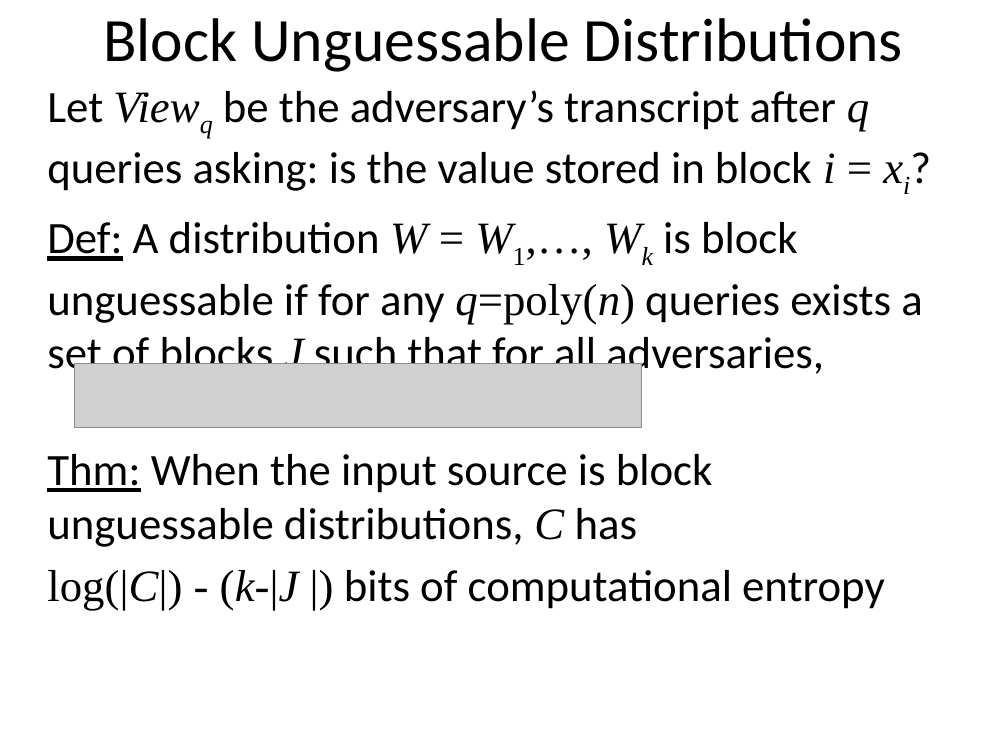
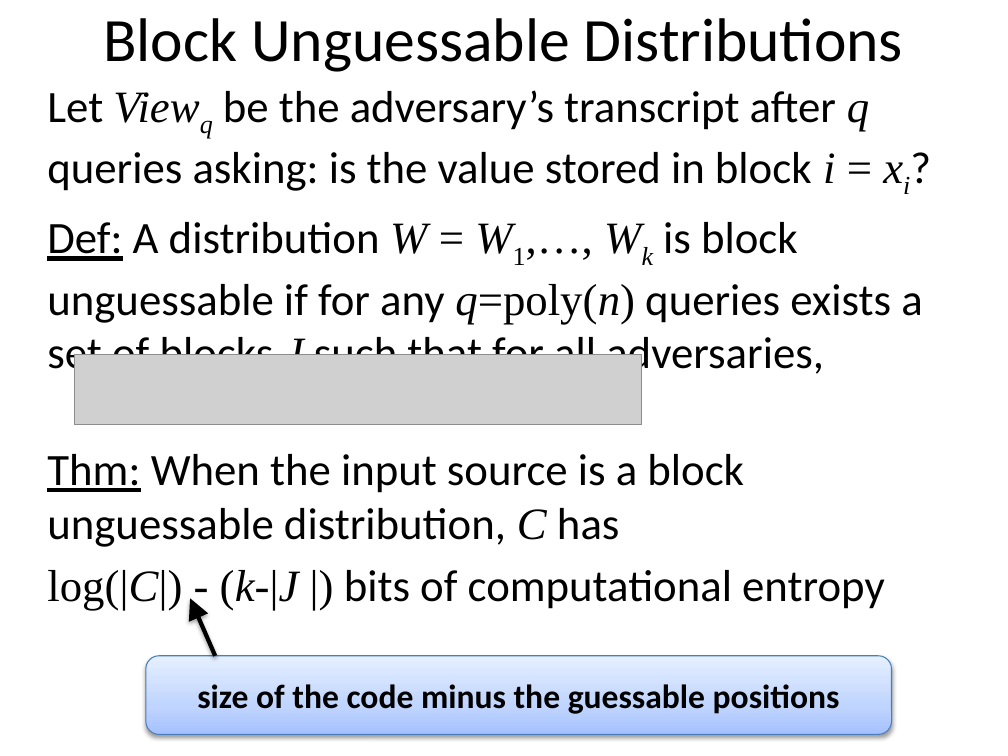
Before and after one commit to xianruimeng/comp-fuzzy-ext, a slide deck: slide 29 of constantRate/KeyDerivationWithNegativeUsable.pptx (slide 27 before the commit). Drawn at 1008x756 pixels with LibreOffice and Linux fonts; fonts in the diff are those of the drawing; grey boxes stand for pictures. Boxes give left, top, right and bottom in pixels: in the first picture for what was removed or moved away, otherwise in the second. Text is boxed around its words. In the diff, an @@ line names an element or a change of style, - is before the commit and + after.

```diff
--- a/constantRate/KeyDerivationWithNegativeUsable.pptx
+++ b/constantRate/KeyDerivationWithNegativeUsable.pptx
@@ picture resized from (x1=75, y1=364, x2=642, y2=427) to (x1=75, y1=355, x2=642, y2=425) @@
@@ text at (x1=47, y1=454, x2=744, y2=547): text changed @@
-Thm: When the input source is block unguessable distributions, C has
+Thm: When the input source is a block unguessable distribution, C has
@@ arrow added from (215, 656) to (191, 599), #000000 3 pt @@
@@ rounded rectangle added at (x1=146, y1=656, x2=892, y2=735), fill gradient #A4C4FF to #BFD4FF to #E6EEFF, outline #4B7EBC 0.75 pt, 24 pt, text #000000, bold @@
+size of the code minus the guessable positions
```
Also in this commit, not shown: 21 other slides changed, 3 slides added.
